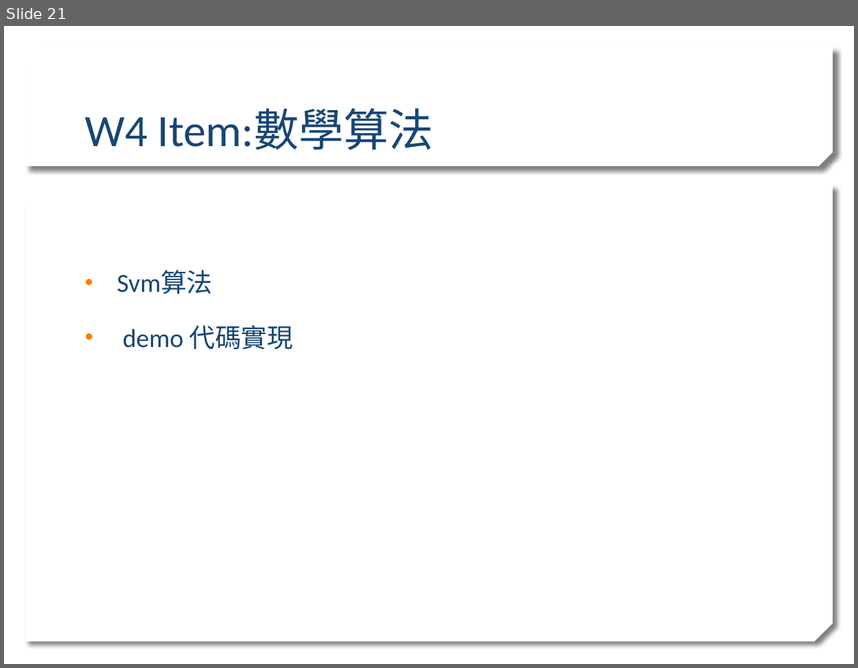
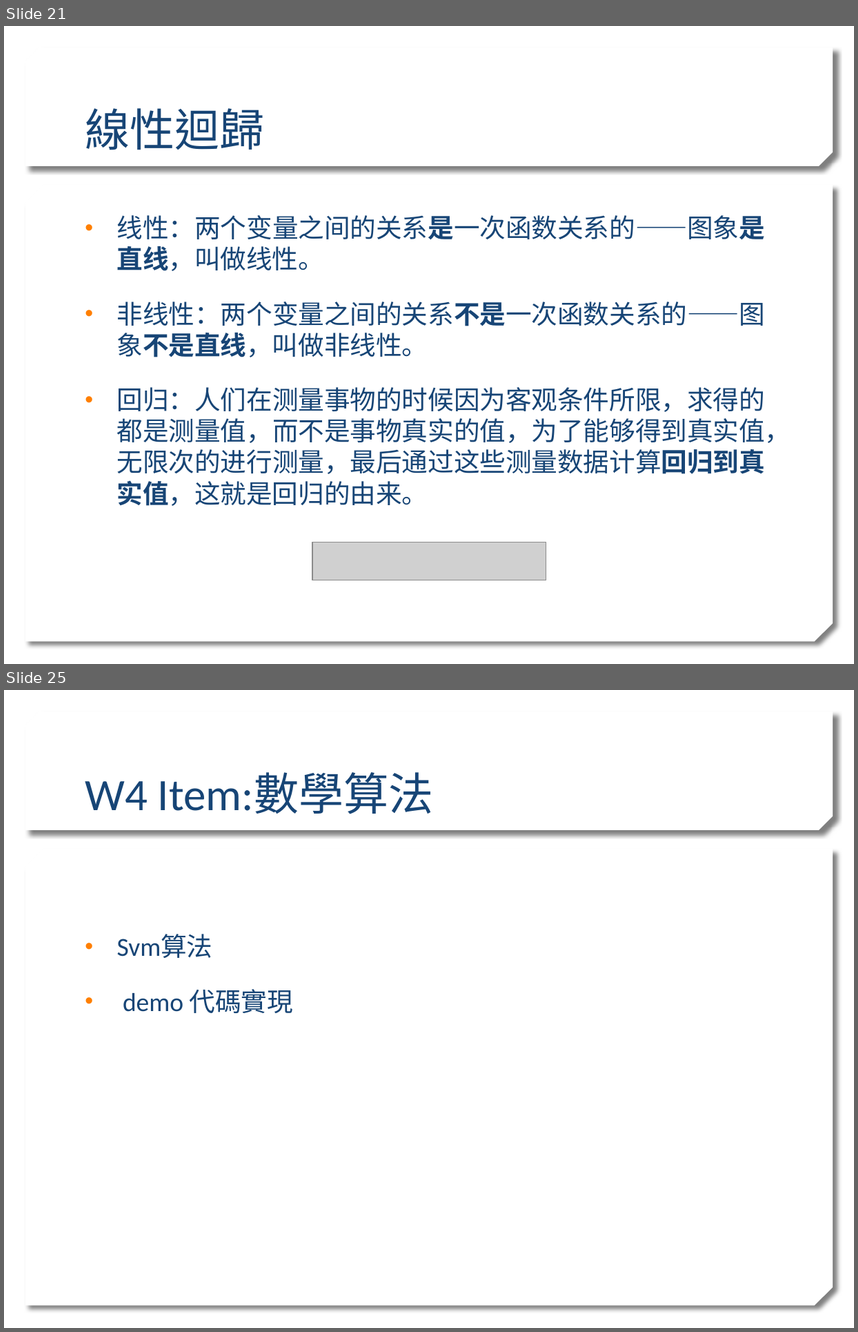
Before and after one commit to stereo720712/2020_Learn_practice_Machine_Learning, a slide deck: ml traing sean_detail.pptx. Shown one above the other, each under a label of ours: slide 21 before the commit, slides 21 and 25 after it; the slides between them are not shown. The pictures are 858x668 and 858x1332 pixels, drawn with LibreOffice and Linux fonts; fonts in the diff are those of the drawing; grey boxes stand for pictures; background and template pictures are left out. Boxes give left, top, right and bottom in pixels: in the first picture for what was removed or moved away, otherwise in the second. Text is boxed around its words. In the diff, an @@ line names an element or a change of style, - is before the commit and + after.

```diff
--- a/ml traing sean_detail.pptx
+++ b/ml traing sean_detail.pptx
@@ slide 21 added at (4, 26, 854, 664), background picture (left out); not listed: 2 template elements that a slide beside it also shows @@
@@ title added at (85, 108, 264, 150), 38 pt, text #174576 @@
+線性迴歸
@@ text added at (117, 215, 791, 506), 22 pt, text #174576 @@
+• 线性：两个变量之间的关系是一次函数关系的——图象是直线，叫做线性。
+• 非线性：两个变量之间的关系不是一次函数关系的——图象不是直线，叫做非线性。
+• 回归：人们在测量事物的时候因为客观条件所限，求得的都是测量值，而不是事物真实的值，为了能够得到真实值，无限次的进行测量，最后通过这些测量数据计算回归到真实值，这就是回归的由来。
@@ picture added at (312, 542, 546, 580) @@
@@ what was slide 21 is now slide 25 @@
```
Also in this commit, not shown: 3 other slides added, 4 other files.
